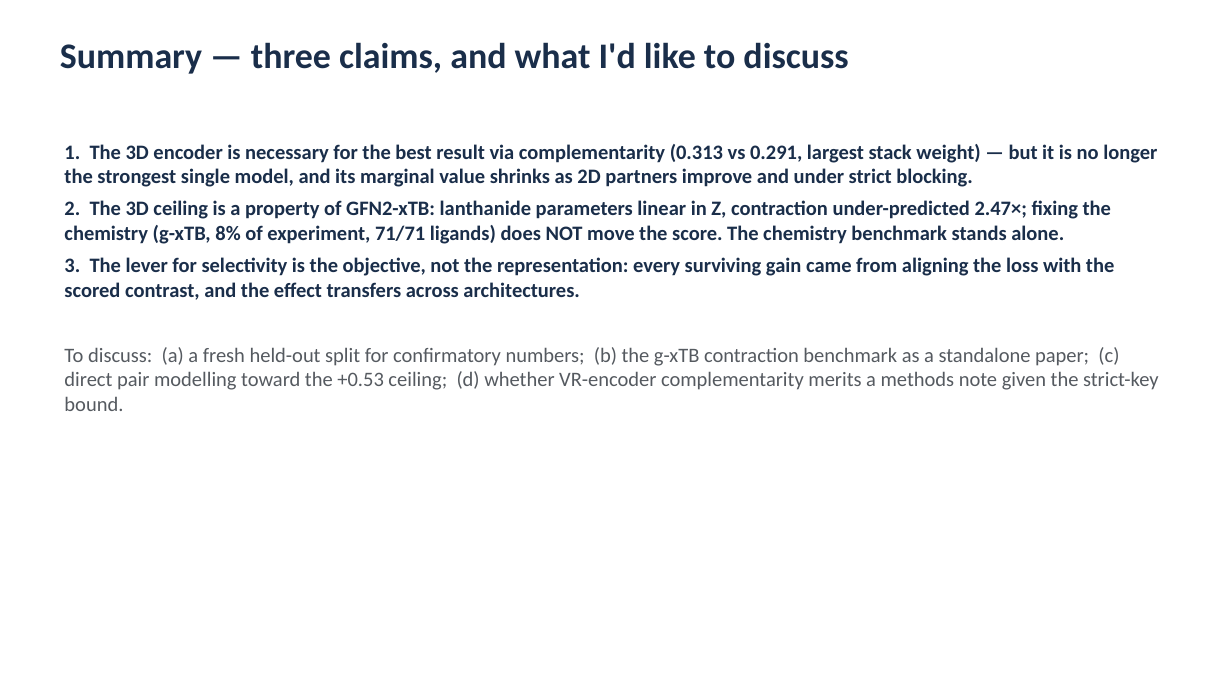
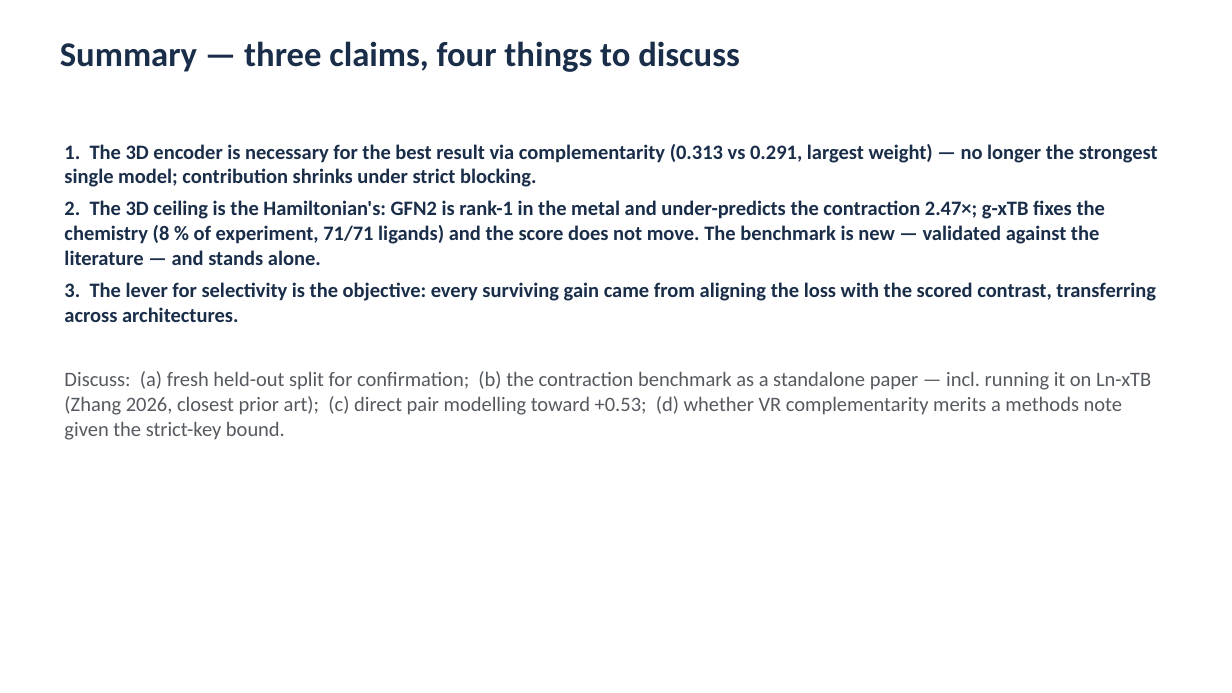
Before and after one commit to mironovb/lanthanidestrain, a slide deck: slide 19 of docs/vogiatzis_findings_2026-08.pptx (slide 17 before the commit). Drawn at 1232x693 pixels with LibreOffice and Linux fonts; fonts in the diff are those of the drawing. Boxes give left, top, right and bottom in pixels: in the first picture for what was removed or moved away, otherwise in the second. Text is boxed around its words. In the diff, an @@ line names an element or a change of style, - is before the commit and + after.

```diff
--- a/docs/vogiatzis_findings_2026-08.pptx
+++ b/docs/vogiatzis_findings_2026-08.pptx
@@ text at (60,41,740,72): text changed; size 28 to 27 pt @@
-Summary — three claims, and what I'd like to discuss
+Summary — three claims, four things to discuss
@@ text at (64,144,1158,440): text changed @@
-1. The 3D encoder is necessary for the best result via complementarity (0.313 vs 0.291, largest stack weight) — but it is no longer the strongest single model, and its marginal value shrinks as 2D partners improve and under strict blocking.
-2. The 3D ceiling is a property of GFN2-xTB: lanthanide parameters linear in Z, contraction under-predicted 2.47×; fixing the chemistry (g-xTB, 8% of experiment, 71/71 ligands) does NOT move the score. The chemistry benchmark stands alone.
-3. The lever for selectivity is the objective, not the representation: every surviving gain came from aligning the loss with the scored contrast, and the effect transfers across architectures.
-To discuss: (a) a fresh held-out split for confirmatory numbers; (b) the g-xTB contraction benchmark as a standalone paper; (c) direct pair modelling toward the +0.53 ceiling; (d) whether VR-encoder complementarity merits a methods note given the strict-key bound.
+1. The 3D encoder is necessary for the best result via complementarity (0.313 vs 0.291, largest weight) — no longer the strongest single model; contribution shrinks under strict blocking.
+2. The 3D ceiling is the Hamiltonian's: GFN2 is rank-1 in the metal and under-predicts the contraction 2.47×; g-xTB fixes the chemistry (8 % of experiment, 71/71 ligands) and the score does not move. The benchmark is new — validated against the literature — and stands alone.
+3. The lever for selectivity is the objective: every surviving gain came from aligning the loss with the scored contrast, transferring across architectures.
+Discuss: (a) fresh held-out split for confirmation; (b) the contraction benchmark as a standalone paper — incl. running it on Ln-xTB (Zhang 2026, closest prior art); (c) direct pair modelling toward +0.53; (d) whether VR complementarity merits a methods note given the strict-key bound.
```
Also in this commit, not shown: 15 other slides changed, 3 slides added, 1 slide removed, 1 other file.
